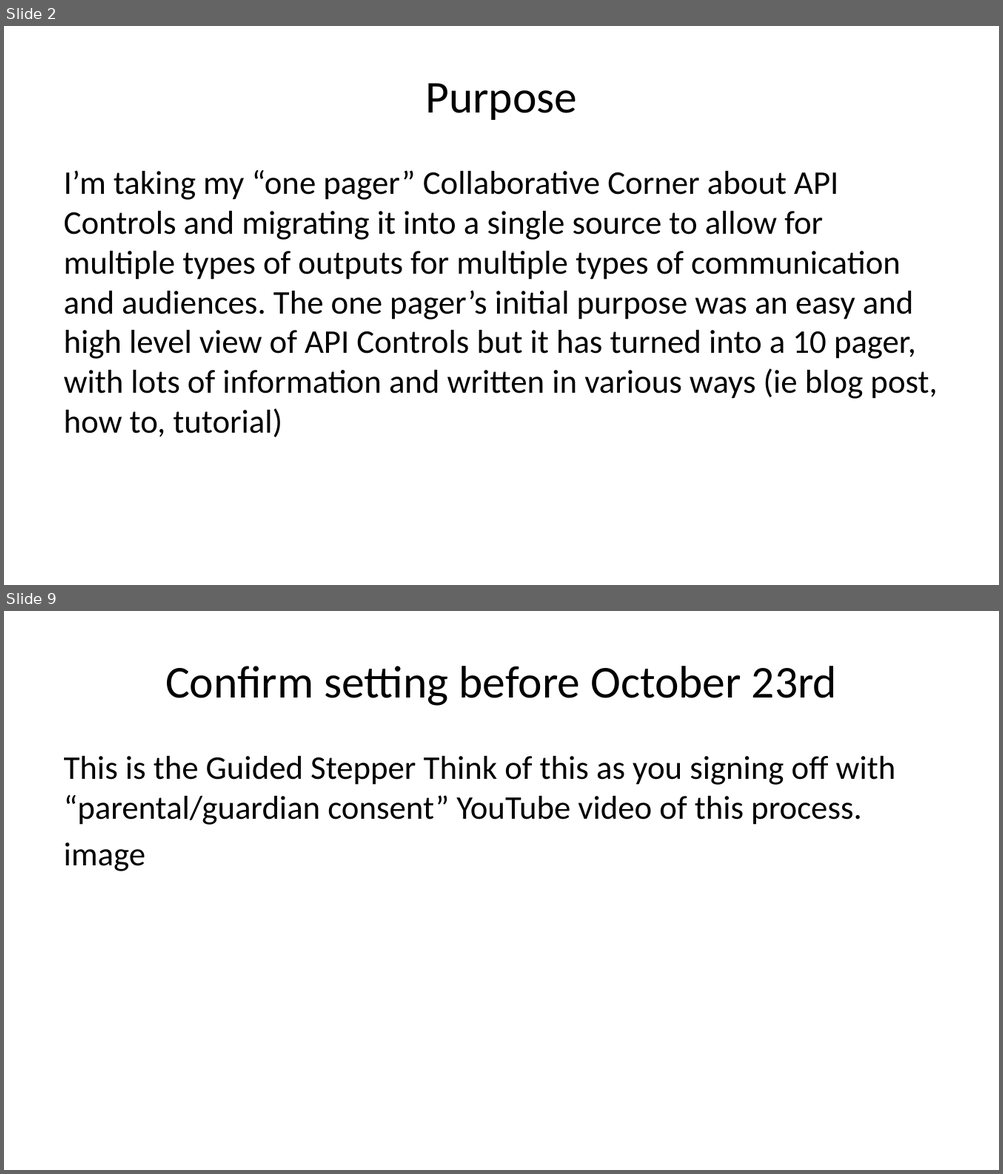
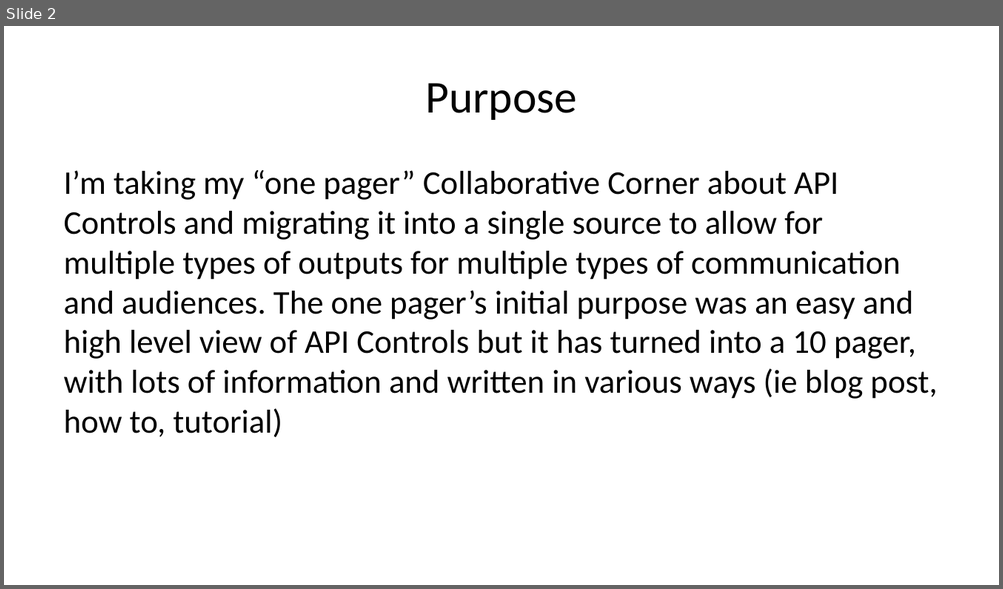
Before and after one commit to melbs/tc2benson, a slide deck: docs/index.pptx. Shown one above the other, each under a label of ours: slides 2 and 9 before the commit, slide 2 after it; the slides between them are not shown. The pictures are 1003x1174 and 1003x589 pixels, drawn with LibreOffice and Linux fonts; fonts in the diff are those of the drawing. Boxes give left, top, right and bottom in pixels: in the first picture for what was removed or moved away, otherwise in the second. Text is boxed around its words. In the diff, an @@ line names an element or a change of style, - is before the commit and + after.

Commit message:
Images, files, navbar, content

```diff
--- a/docs/index.pptx
+++ b/docs/index.pptx
@@ slide 9 removed at (4, 611, 999, 1170), background #FFFFFF @@
@@ title removed at (165, 666, 836, 706) @@
-Confirm setting before October 23rd
@@ text removed at (64, 756, 896, 871) @@
-This is the Guided Stepper Think of this as you signing off with “parental/guardian consent” YouTube video of this process.
-image
```
Also in this commit, not shown: 7 slides changed, 3 other slides removed, 37 other files.
